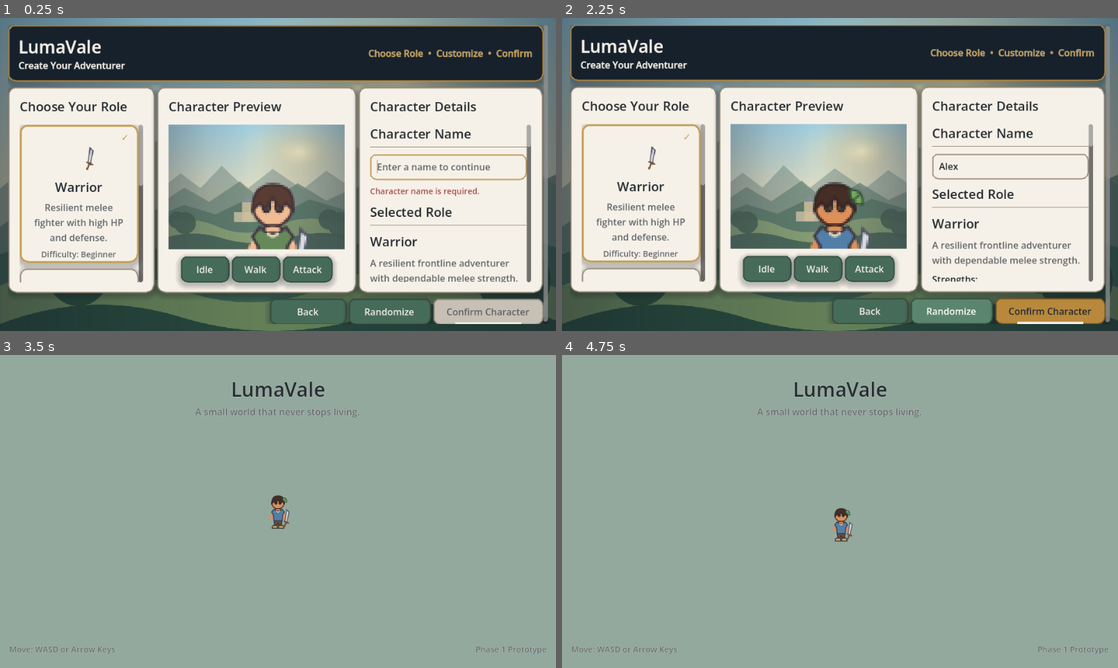
Above: before the commit, frames 1-4 (two rows, left to right).
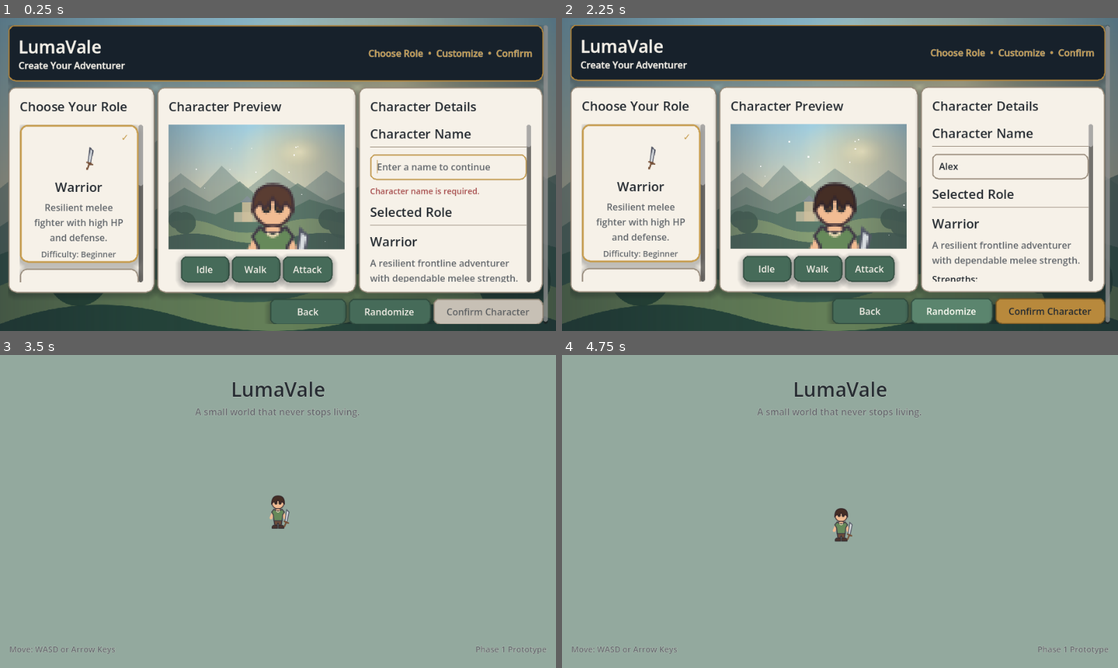
Above: after the commit, the same moments.

Repository: Sherryonline/lumavale
Game: Godot game, scene res://ui/screens/CharacterSelectionV2.tscn
Two runs of this game, one before a commit and one after it. Both use one fixed random seed, a clock stepped at 60 frames per second and the inputs below. Before the commit the project starts from res://ui/screens/character_selection_v2.tscn.
Inputs (mouse positions are in pixels of both pictures, inside the frame that each line leads up to):
- Up to frame 1 (0.25 s): no input
- Up to frame 2 (2.25 s): click (1012, 168) at 0.52 s; type "Alex" at 0.6 s; click "Attack" at 1.25 s; click "Randomize" at 2 s
- Up to frame 3 (3.5 s): click "Confirm Character" at 2.75 s
- Up to frame 4 (4.75 s): tap Enter at 3.5 s; move the mouse to (962, 495) at 3.52 s; hold D 3.53-4.28 s; tap B at 3.6 s; tap Space at 4.25 s; move the mouse to (728, 527) at 4.27 s; hold S from 4.28 s (still down); tap H at 4.35 s

The runs differ from the first frame. In frame 1, less than 0.1% of the frame differs, in the area x 35-94%, y 40-98%; in frame 2, 0.9%, in the area x 35-96%, y 38-98%; in frame 3, 0.1%; in frame 4, 0.1%.

Commit message:
asprint6

Diff:
--- a/project.godot
+++ b/project.godot
@@ -11,7 +11,7 @@
 [application]
 
 config/name="LumaVale"
-run/main_scene="res://ui/screens/character_selection_v2.tscn"
+run/main_scene="res://ui/screens/CharacterSelectionV2.tscn"
 config/features=PackedStringArray("4.7", "GL Compatibility")
 config/icon="res://icon.svg"
 
--- /dev/null
+++ b/ui/components/card/appearance_card.tscn
@@ -0,0 +1,5 @@
+[gd_scene load_steps=2 format=3]
+
+[ext_resource type="PackedScene" path="res://ui/components/appearance_option.tscn" id="1_option"]
+
+[node name="AppearanceCard" instance=ExtResource("1_option")]
--- /dev/null
+++ b/ui/screens/CharacterSelectionV2.tscn
@@ -0,0 +1,5 @@
+[gd_scene load_steps=2 format=3]
+
+[ext_resource type="PackedScene" path="res://ui/screens/character_selection_v2.tscn" id="1_screen"]
+
+[node name="CharacterSelectionV2" instance=ExtResource("1_screen")]
--- a/ui/screens/character_selection_v2.gd
+++ b/ui/screens/character_selection_v2.gd
@@ -9,9 +9,10 @@
 signal role_option_selected(role: RoleData)
 
 const T := preload("res://ui/theme/theme_tokens.gd")
-const ROLE_CARD_SCENE := preload("res://ui/components/role_card.tscn")
-const APPEARANCE_OPTION_SCENE := preload("res://ui/components/appearance_option.tscn")
-const SECTION_HEADER_SCENE := preload("res://ui/components/section_header.tscn")
+const ROLE_CARD_SCENE := preload("res://ui/components/card/role_card.tscn")
+const APPEARANCE_OPTION_SCENE := preload("res://ui/components/card/appearance_card.tscn")
+const SECTION_HEADER_SCENE := preload("res://ui/components/navigation/section_header.tscn")
+const STATUS_BAR_SCENE := preload("res://ui/components/progress/progress_bar.tscn")
 const MAIN_SCENE_PATH := "res://scenes/main.tscn"
 const BACK_SCENE_PATH := "res://archive/character_creation.tscn"
 const TRANSITION_DURATION := 0.20
@@ -154,7 +155,7 @@
 @onready var character_name: LineEdit = %CharacterName
 @onready var name_validation_message: Label = %NameValidationMessage
 @onready var appearance_list: VBoxContainer = %AppearanceList
-@onready var stats_container: GridContainer = %StatsContainer
+@onready var stats_container: VBoxContainer = %StatsContainer
 @onready var role_description: Label = %RoleDescription
 @onready var selected_role_label: Label = %SelectedRole
 @onready var role_strengths: Label = %RoleStrengths
@@ -302,23 +303,22 @@
 		child.queue_free()
 	if selected_role == null:
 		return
-	var values := {
-		"HP": selected_role.hp,
-		"Attack": selected_role.attack,
-		"Defense": selected_role.defense,
-		"Speed": selected_role.speed,
-		"Energy": selected_role.energy,
-	}
-	for stat_name: String in values:
-		var name_label := Label.new()
-		name_label.theme_type_variation = &"SecondaryLabel"
-		name_label.text = stat_name
-		stats_container.add_child(name_label)
-		var value_label := Label.new()
-		value_label.theme_type_variation = &"PanelHeading"
-		value_label.text = str(values[stat_name])
-		value_label.horizontal_alignment = HORIZONTAL_ALIGNMENT_RIGHT
-		stats_container.add_child(value_label)
+	var stats: Array[Dictionary] = [
+		{"name": "HP", "value": selected_role.hp, "max": 120.0, "variant": LumaStatusBar.Variant.HP},
+		{"name": "Attack", "value": selected_role.attack, "max": 20.0, "variant": LumaStatusBar.Variant.EXP},
+		{"name": "Defense", "value": selected_role.defense, "max": 20.0, "variant": LumaStatusBar.Variant.ENERGY},
+		{"name": "Speed", "value": selected_role.speed, "max": 20.0, "variant": LumaStatusBar.Variant.EXP},
+		{"name": "Energy", "value": selected_role.energy, "max": 120.0, "variant": LumaStatusBar.Variant.ENERGY},
+	]
+	for stat: Dictionary in stats:
+		var bar := STATUS_BAR_SCENE.instantiate() as LumaStatusBar
+		bar.label_text = stat["name"] as String
+		bar.max_value = stat["max"] as float
+		bar.value = stat["value"] as float
+		bar.target_value = stat["value"] as float
+		bar.variant = stat["variant"] as LumaStatusBar.Variant
+		bar.size_flags_horizontal = Control.SIZE_EXPAND_FILL
+		stats_container.add_child(bar)
 
 
 func refresh_starting_weapon() -> void:
@@ -459,11 +459,8 @@
 
 
 func randomize_appearance() -> void:
-	selected_body = _random_available_item(body_options, selected_body)
-	selected_skin_color = _random_available_color_id(SKIN_COLORS, selected_skin_color)
 	selected_hair = _random_available_item(hair_options, selected_hair)
 	selected_hair_color = _random_available_color_id(HAIR_COLORS, selected_hair_color)
-	selected_eyes = _random_available_item(eye_options, selected_eyes)
 	selected_top = _random_available_item(top_options, selected_top)
 	selected_bottom = _random_available_item(bottom_options, selected_bottom)
 	selected_shoes = _random_available_item(shoe_options, selected_shoes)
--- a/ui/screens/character_selection_v2.tscn
+++ b/ui/screens/character_selection_v2.tscn
@@ -1,12 +1,19 @@
-[gd_scene load_steps=11 format=3]
+[gd_scene load_steps=13 format=3]
 
 [ext_resource type="Script" path="res://ui/screens/character_selection_v2.gd" id="1_screen"]
 [ext_resource type="Texture2D" path="res://assets/ui/backgrounds/character_selection_v2.svg" id="2_background"]
-[ext_resource type="PackedScene" path="res://ui/components/fantasy_panel.tscn" id="3_panel"]
+[ext_resource type="PackedScene" path="res://ui/components/panel/fantasy_panel.tscn" id="3_panel"]
 [ext_resource type="PackedScene" path="res://scenes/character/modular_character.tscn" id="4_character"]
-[ext_resource type="PackedScene" path="res://ui/components/secondary_button.tscn" id="5_secondary"]
-[ext_resource type="PackedScene" path="res://ui/components/accent_button.tscn" id="6_accent"]
-[ext_resource type="PackedScene" path="res://ui/components/section_header.tscn" id="7_header"]
+[ext_resource type="PackedScene" path="res://ui/components/button/secondary_button.tscn" id="5_secondary"]
+[ext_resource type="PackedScene" path="res://ui/components/button/accent_button.tscn" id="6_accent"]
+[ext_resource type="PackedScene" path="res://ui/components/navigation/section_header.tscn" id="7_header"]
+
+[sub_resource type="Gradient" id="Gradient_preview"]
+offsets = PackedFloat32Array(0, 1)
+colors = PackedColorArray(1, 0.945098, 0.74902, 0.65, 1, 0.945098, 0.74902, 0)
+
+[sub_resource type="GradientTexture1D" id="GradientTexture_preview"]
+gradient = SubResource("Gradient_preview")
 
 [node name="CharacterSelectionV2" type="Control"]
 layout_mode = 3
@@ -165,6 +172,24 @@
 
 [node name="PreviewWorld" type="Node2D" parent="SafeArea/MainVBox/MainContent/CharacterPreviewSection/PreviewPanel/Content/Body/PreviewViewportContainer/PreviewViewport"]
 
+[node name="AmbientParticles" type="CPUParticles2D" parent="SafeArea/MainVBox/MainContent/CharacterPreviewSection/PreviewPanel/Content/Body/PreviewViewportContainer/PreviewViewport/PreviewWorld"]
+unique_name_in_owner = true
+position = Vector2(180, 120)
+amount = 18
+lifetime = 4.0
+preprocess = 4.0
+speed_scale = 0.45
+emission_shape = 3
+emission_rect_extents = Vector2(150, 90)
+direction = Vector2(0, -1)
+spread = 70.0
+gravity = Vector2(0, -4)
+initial_velocity_min = 3.0
+initial_velocity_max = 9.0
+scale_amount_min = 1.2
+scale_amount_max = 2.6
+color_ramp = SubResource("GradientTexture_preview")
+
 [node name="FloorShadow" type="Polygon2D" parent="SafeArea/MainVBox/MainContent/CharacterPreviewSection/PreviewPanel/Content/Body/PreviewViewportContainer/PreviewViewport/PreviewWorld"]
 unique_name_in_owner = true
 position = Vector2(180, 225)
@@ -264,12 +289,10 @@
 layout_mode = 2
 heading = "Starting Stats"
 
-[node name="StatsContainer" type="GridContainer" parent="SafeArea/MainVBox/MainContent/CharacterInfoSection/InfoPanel/Content/Body/InfoScroll/CharacterInfoVBox"]
-unique_name_in_owner = true
-layout_mode = 2
-theme_override_constants/h_separation = 18
-theme_override_constants/v_separation = 5
-columns = 2
+[node name="StatsContainer" type="VBoxContainer" parent="SafeArea/MainVBox/MainContent/CharacterInfoSection/InfoPanel/Content/Body/InfoScroll/CharacterInfoVBox"]
+unique_name_in_owner = true
+layout_mode = 2
+theme_override_constants/separation = 8
 
 [node name="AppearanceHeader" parent="SafeArea/MainVBox/MainContent/CharacterInfoSection/InfoPanel/Content/Body/InfoScroll/CharacterInfoVBox" instance=ExtResource("7_header")]
 layout_mode = 2
